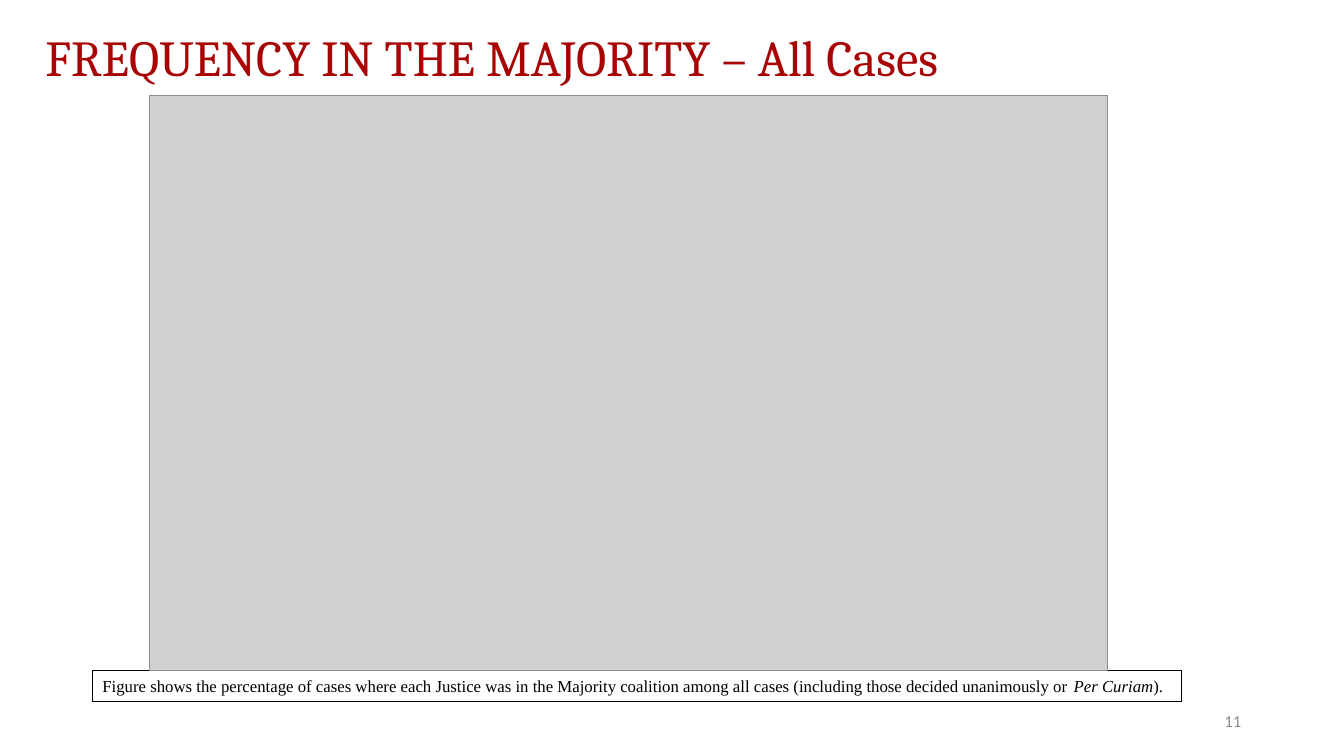
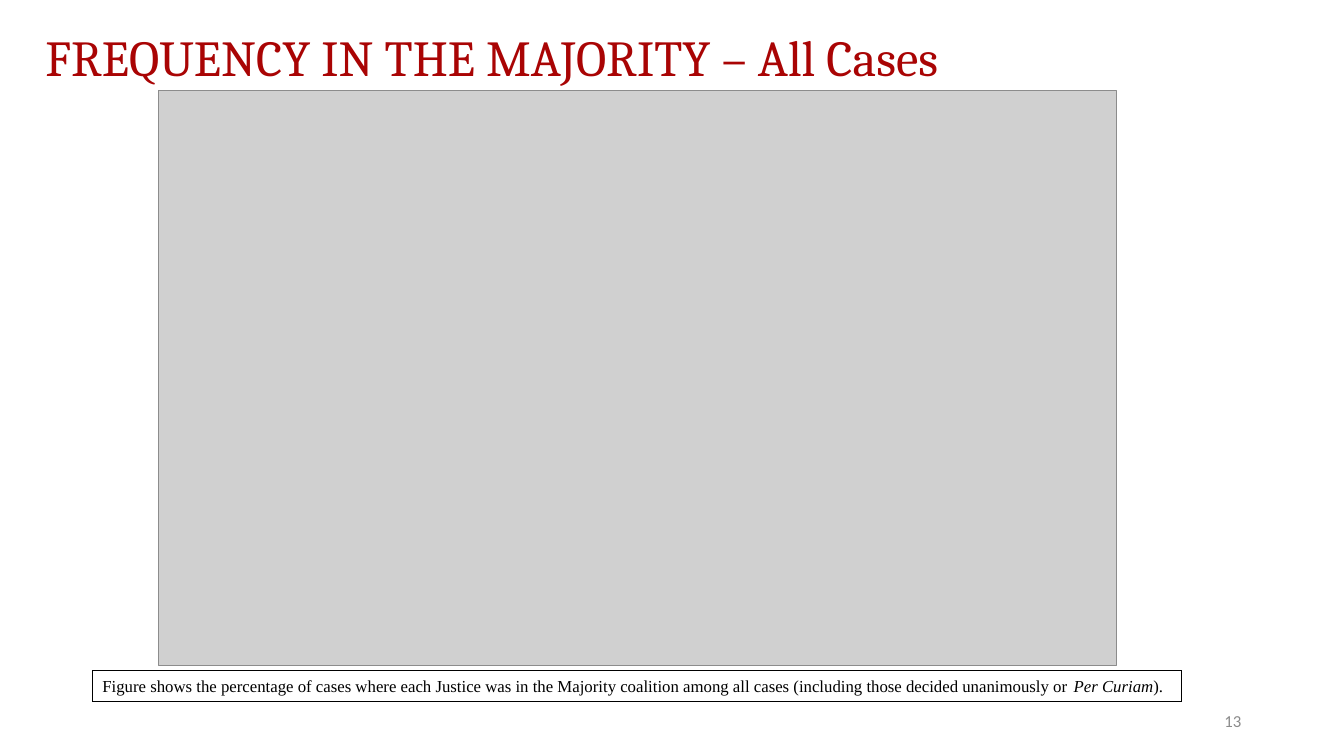
Before and after one commit to JakeTruscott/scotuswatch, a slide deck: slide 13 of Stat Reviews/OT24_StatReview/compilation/SCOTUSBlog/statpack_OT24.pptx (slide 11 before the commit). Drawn at 1344x756 pixels with LibreOffice and Linux fonts; fonts in the diff are those of the drawing; grey boxes stand for pictures. Boxes give left, top, right and bottom in pixels: in the first picture for what was removed or moved away, otherwise in the second. Text is boxed around its words. In the diff, an @@ line names an element or a change of style, - is before the commit and + after.

```diff
--- a/Stat Reviews/OT24_StatReview/compilation/SCOTUSBlog/statpack_OT24.pptx
+++ b/Stat Reviews/OT24_StatReview/compilation/SCOTUSBlog/statpack_OT24.pptx
@@ picture moved from (x1=149, y1=96, x2=1107, y2=670) to (x1=158, y1=91, x2=1116, y2=665) @@
@@ page number at (x1=1224, y1=716, x2=1241, y2=727): text changed @@
-11
+13
```
Also in this commit, not shown: 20 other slides changed, 1 slide added, 45 other files.
